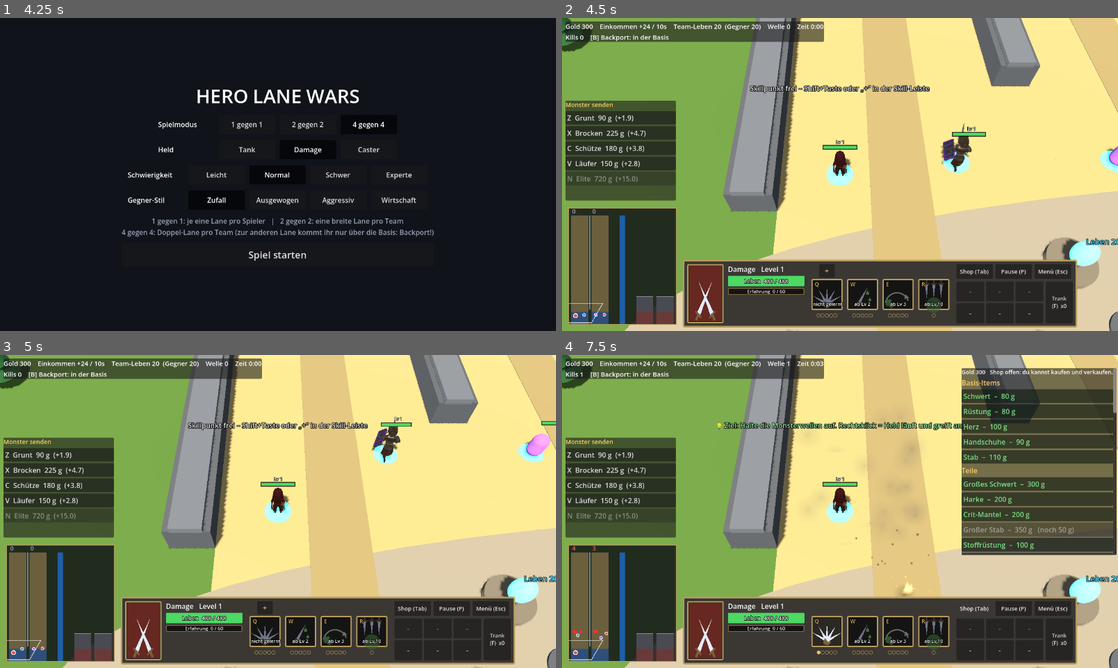
Above: before the commit, frames 1-4 (two rows, left to right).
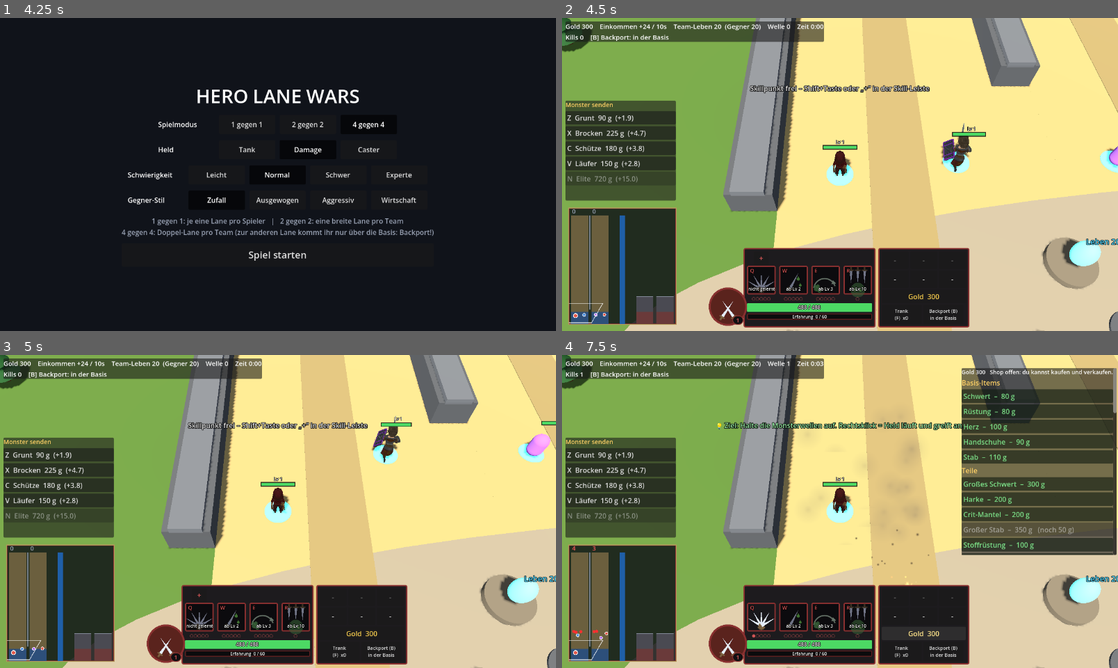
Above: after the commit, the same moments.

Repository: Tarux21/hero-lane-wars
Game: Godot game, scene res://scenes/main.tscn
Same seed, same stepped clock (60 frames per second), same inputs: the game is played once before the commit and once after it.
Inputs (mouse positions are in pixels of both pictures, inside the frame that each line leads up to):
- Up to frame 1 (4.25 s): click "1 gegen 1" at 0.5 s; click "2 gegen 2" at 1.25 s; click "4 gegen 4" at 2 s; click "Normal" at 2.75 s; click "Normal" at 3.5 s
- Up to frame 2 (4.5 s): click "Spiel starten" at 4.25 s
- Up to frame 3 (5 s): no input
- Up to frame 4 (7.5 s): tap Enter at 5 s; move the mouse to (962, 495) at 5.02 s; hold W 5.03-5.75 s; tap Q at 5.1 s; click (962, 495) at 5.17 s; tap Space at 5.27 s; drag from (728, 527) to (812, 574) at 5.77 s; click "+" at 6.5 s; click "Shop (Tab)" (after the commit: "Gold 300") at 7.25 s

Frame 1 is identical in both runs. In frame 2, 15% of the frame differs, in the area x 1-93%, y 60-99%; in frame 3, 15%; in frame 4, 16%.

Commit message:
Oberflaeche nach LoL-Vorbild mit Klassen-Design (Tank Eisen, Schurke dunkel, Magier lila), rundes Heldenbild, Gold-Klick oeffnet Shop, Pause/Menue nur ueber Esc/P
Co-Authored-By: Claude Sonnet 5.5 <noreply@anthropic.com>

Diff:
--- a/godot/scripts/game.gd
+++ b/godot/scripts/game.gd
@@ -1108,6 +1108,7 @@
 ## Skill-Leiste unten in der Mitte: 4 Plätze (Q W E R) mit Rang, Abklingzeit und "+" zum Lernen.
 func _build_skillbar(layer: CanvasLayer) -> void:
 	ui = HudStein.new(self)
+	get_window().theme = HudStein.make_theme(ui.pal)     # Farben der Klasse (Tank Eisen, Schurke dunkel, Magier lila)
 	ui.build_bar(layer, MINI_W)
 	ui.build_menu(layer)
 
@@ -1166,6 +1167,8 @@
 	var z_top: float = m["z_top"]
 	var z_bot: float = m["z_bot"]
 	mini.draw_rect(Rect2(0, 0, MINI_W, MINI_H), Color(0.05, 0.06, 0.08, 0.82))
+	if ui != null:
+		mini.draw_rect(Rect2(1.5, 1.5, MINI_W - 3.0, MINI_H - 3.0), ui.pal["border"], false, 3.0)     # Rahmen in den Farben der Klasse
 	var river_x: float = (lane_xs[lanes_per_team - 1] + lane_xs[lanes_per_team]) / 2.0
 	var rp := _mini_pt(m, river_x - 2.5, z_top)
 	mini.draw_rect(Rect2(rp.x, rp.y, 5.0 * m["sx"], (z_bot - z_top) * m["sy"]), Color("#1f5fa8"))
--- a/godot/scripts/hud_stein.gd
+++ b/godot/scripts/hud_stein.gd
@@ -1,27 +1,30 @@
 extends RefCounted
-## Oberfläche im Steinrahmen-Stil (Warcraft-Look), alles im Code gezeichnet: Thema (Knöpfe, Felder, Hinweise), untere Leiste
-## mit Heldenbild, Lebens- und Erfahrungsbalken, vier Fähigkeitsfeldern mit Bildchen, Rucksack, Knöpfen für Shop, Pause und Menü,
-## sowie das Menü (Optionen mit Lautstärke, Speichern (folgt), Zurück zum Hauptmenü).
+## Oberfläche (Stein-/Metall-Stil, Anordnung nach dem League-of-Legends-Vorbild), alles im Code gezeichnet: Thema (Knöpfe, Felder, Hinweise),
+## untere Leiste mit rundem Heldenbild, Fähigkeiten (Bildchen, Plus-Knöpfe, Rang-Punkte), Leben und Erfahrung, Rucksack mit Gold (Klick = Shop),
+## Trank und Backport, sowie das Menü (Esc: Optionen mit Lautstärke und Anzeige, Speichern (folgt), Zurück zum Hauptmenü).
+## Das Aussehen ändert sich mit der Klasse: Tank = Eisen, Schurke = dunkel, Magier = lila.
 
 const SkillIcon := preload("res://scripts/skill_icon.gd")
 const SkillSlot := preload("res://scripts/skill_slot.gd")
 
-const STONE := Color("#3b3733")
-const STONE_DARK := Color("#27241f")
-const GOLD := Color("#b49a5c")
-const GOLD_HI := Color("#e8c46a")
-const TEXT := Color("#ecdfbd")
-const TEXT_DIM := Color("#9a917c")
+const PALETTES := {
+	"stone": {"bg": Color("#3b3733"), "dark": Color("#27241f"), "border": Color("#b49a5c"), "hi": Color("#e8c46a"), "text": Color("#ecdfbd"), "dim": Color("#9a917c"), "plate": Color("#2b2824"), "inset": Color("#1c1a17")},
+	"tank": {"bg": Color("#3b4048"), "dark": Color("#23272d"), "border": Color("#8d99a8"), "hi": Color("#d3dbe6"), "text": Color("#e4e9f0"), "dim": Color("#8e97a3"), "plate": Color("#2a2e35"), "inset": Color("#1a1d22")},
+	"damage": {"bg": Color("#1d1b1e"), "dark": Color("#101012"), "border": Color("#8a3030"), "hi": Color("#d05555"), "text": Color("#ddd4d4"), "dim": Color("#8a7f7f"), "plate": Color("#18171a"), "inset": Color("#0b0b0d")},
+	"caster": {"bg": Color("#35264d"), "dark": Color("#1f1530"), "border": Color("#a384d8"), "hi": Color("#d6c1ff"), "text": Color("#efe4ff"), "dim": Color("#9d8cbd"), "plate": Color("#271a3a"), "inset": Color("#170f24")},
+}
 
 var g: Node
+var pal: Dictionary = PALETTES["stone"]
 var slots: Array = []
 var hp_bar: ProgressBar
 var hp_label: Label
 var xp_bar: ProgressBar
 var xp_label: Label
-var name_label: Label
-var portrait: Control
-var pause_btn: Button
+var level_label: Label
+var portrait_wrap: Control
+var gold_btn: Button
+var bp_btn: Button
 var menu_root: Control
 var menu_main: Control
 var menu_options: Control
@@ -29,16 +32,18 @@
 var menu_open := false
 var was_paused := false
 var vol_slider: HSlider
-var bar: PanelContainer
+var bar: HBoxContainer
 var mini_reserved := 270.0
 var display_btn: OptionButton
 
 
 func _init(game: Node) -> void:
 	g = game
-
-
-static func box(bg: Color, border: Color = GOLD, bw: int = 3, radius: int = 3, margin: int = 8) -> StyleBoxFlat:
+	if not g.hero.is_empty():
+		pal = PALETTES.get(str(g.hero["key"]), PALETTES["stone"])
+
+
+static func box(bg: Color, border: Color, bw: int = 3, radius: int = 3, margin: int = 8) -> StyleBoxFlat:
 	var sb := StyleBoxFlat.new()
 	sb.bg_color = bg
 	sb.border_color = border
@@ -48,82 +53,90 @@
 	return sb
 
 
-## Gemeinsames Thema für das ganze Fenster: Steinfelder, Goldrand, Pergament-Schrift
-static func make_theme() -> Theme:
+## Gemeinsames Thema für das ganze Fenster in den Farben der Klasse
+static func make_theme(p: Dictionary = {}) -> Theme:
+	if p.is_empty():
+		p = PALETTES["stone"]
 	var t := Theme.new()
-	t.set_color("font_color", "Label", TEXT)
-	t.set_stylebox("panel", "PanelContainer", box(STONE, GOLD, 3, 3, 8))
-	t.set_stylebox("panel", "Panel", box(STONE, GOLD, 3, 3, 8))
-	t.set_stylebox("normal", "Button", box(STONE_DARK, Color("#7a6a46"), 2, 3, 6))
-	t.set_stylebox("hover", "Button", box(Color("#4a443d"), GOLD_HI, 2, 3, 6))
-	t.set_stylebox("pressed", "Button", box(Color("#1f1c18"), GOLD_HI, 2, 3, 6))
-	t.set_stylebox("disabled", "Button", box(Color("#2a2825"), Color("#4d4636"), 2, 3, 6))
+	t.set_color("font_color", "Label", p["text"])
+	t.set_stylebox("panel", "PanelContainer", box(p["bg"], p["border"], 3, 3, 8))
+	t.set_stylebox("panel", "Panel", box(p["bg"], p["border"], 3, 3, 8))
+	t.set_stylebox("normal", "Button", box(p["dark"], p["border"].darkened(0.3), 2, 3, 6))
+	t.set_stylebox("hover", "Button", box(p["bg"].lightened(0.1), p["hi"], 2, 3, 6))
+	t.set_stylebox("pressed", "Button", box(p["inset"], p["hi"], 2, 3, 6))
+	t.set_stylebox("disabled", "Button", box(p["dark"].lightened(0.04), p["border"].darkened(0.6), 2, 3, 6))
 	t.set_stylebox("focus", "Button", StyleBoxEmpty.new())
-	t.set_color("font_color", "Button", TEXT)
-	t.set_color("font_hover_color", "Button", Color("#fff3c4"))
-	t.set_color("font_pressed_color", "Button", Color("#fff3c4"))
-	t.set_color("font_disabled_color", "Button", Color("#7f7765"))
-	t.set_stylebox("panel", "TooltipPanel", box(Color("#262321"), GOLD, 3, 3, 8))
-	t.set_color("font_color", "TooltipLabel", TEXT)
-	t.set_stylebox("panel", "PopupMenu", box(Color("#262321"), GOLD, 2, 3, 6))
-	t.set_stylebox("hover", "PopupMenu", box(Color("#4a443d"), GOLD_HI, 1, 2, 4))
-	t.set_color("font_color", "PopupMenu", TEXT)
-	t.set_color("font_hover_color", "PopupMenu", Color("#fff3c4"))
-	t.set_color("font_color", "CheckBox", TEXT)
-	t.set_color("font_hover_color", "CheckBox", Color("#fff3c4"))
+	t.set_color("font_color", "Button", p["text"])
+	t.set_color("font_hover_color", "Button", p["hi"].lightened(0.3))
+	t.set_color("font_pressed_color", "Button", p["hi"].lightened(0.3))
+	t.set_color("font_disabled_color", "Button", p["dim"].darkened(0.2))
+	t.set_stylebox("panel", "TooltipPanel", box(p["dark"], p["border"], 3, 3, 8))
+	t.set_color("font_color", "TooltipLabel", p["text"])
+	t.set_color("font_color", "CheckBox", p["text"])
+	t.set_color("font_hover_color", "CheckBox", p["hi"])
+	t.set_stylebox("panel", "PopupMenu", box(p["dark"], p["border"], 2, 3, 6))
+	t.set_stylebox("hover", "PopupMenu", box(p["bg"].lightened(0.1), p["hi"], 1, 2, 4))
+	t.set_color("font_color", "PopupMenu", p["text"])
+	t.set_color("font_hover_color", "PopupMenu", p["hi"])
 	return t
 
 
 # ---------------------------------------------------------------- untere Leiste
 func build_bar(layer: CanvasLayer, mini_w: float) -> void:
 	mini_reserved = mini_w + 28.0
-	bar = PanelContainer.new()                           # kompakter Block: so breit wie sein Inhalt, mittig unten (Position in update())
-	bar.custom_minimum_size = Vector2(0, 152)
-	bar.add_theme_stylebox_override("panel", box(STONE, GOLD, 4, 4, 10))
+	bar = HBoxContainer.new()                            # Block: Heldenbild, Fähigkeiten und Balken, Rucksack; mittig unten (Position in update())
+	bar.add_theme_constant_override("separation", 6)
 	layer.add_child(bar)
-	var row := HBoxContainer.new()
-	row.add_theme_constant_override("separation", 16)
-	bar.add_child(row)
-	row.add_child(_portrait_block())
-	row.add_child(_skills_block())
-	row.add_child(_right_block())
+	bar.add_child(_portrait())
+	bar.add_child(_center_panel())
+	bar.add_child(_items_panel())
 	bar.reset_size()
 
 
-func _portrait_block() -> Control:
-	var hb := HBoxContainer.new()
-	hb.add_theme_constant_override("separation", 10)
-	var frame := PanelContainer.new()
-	frame.add_theme_stylebox_override("panel", box(Color("#1c1a17"), GOLD, 3, 3, 4))
-	frame.custom_minimum_size = Vector2(84, 84)
+func _portrait() -> Control:
+	portrait_wrap = Control.new()
+	portrait_wrap.custom_minimum_size = Vector2(70, 100)      # ragt nach oben über die Leiste hinaus
+	portrait_wrap.size_flags_vertical = Control.SIZE_SHRINK_END
+	portrait_wrap.z_index = 3
+	portrait_wrap.mouse_filter = Control.MOUSE_FILTER_STOP
 	var ic := SkillIcon.new()
 	ic.kind = "class_" + str(g.hero["key"])
-	ic.plate = Color.html(str(g.hero["d"]["col"])).darkened(0.55)
-	ic.custom_minimum_size = Vector2(72, 72)
-	frame.add_child(ic)
-	hb.add_child(frame)
-	portrait = ic
+	ic.round_look = true
+	ic.plate = Color.html(str(g.hero["d"]["col"])).darkened(0.6)
+	ic.ring = pal["border"]
+	ic.position = Vector2(-4, 8)
+	ic.size = Vector2(88, 88)
+	ic.mouse_filter = Control.MOUSE_FILTER_IGNORE
+	portrait_wrap.add_child(ic)
+	var badge := PanelContainer.new()
+	badge.add_theme_stylebox_override("panel", box(pal["dark"], pal["border"], 2, 14, 2))
+	badge.position = Vector2(50, 72)
+	badge.mouse_filter = Control.MOUSE_FILTER_IGNORE
+	level_label = Label.new()
+	level_label.add_theme_font_size_override("font_size", 13)
+	level_label.add_theme_color_override("font_color", pal["hi"])
+	level_label.custom_minimum_size = Vector2(22, 0)
+	level_label.horizontal_alignment = HORIZONTAL_ALIGNMENT_CENTER
+	badge.add_child(level_label)
+	portrait_wrap.add_child(badge)
+	return portrait_wrap
+
+
+func _center_panel() -> Control:
+	var pc := PanelContainer.new()
+	pc.add_theme_stylebox_override("panel", box(pal["bg"], pal["border"], 3, 4, 8))
 	var vb := VBoxContainer.new()
 	vb.add_theme_constant_override("separation", 4)
-	vb.custom_minimum_size = Vector2(176, 0)
-	name_label = Label.new()
-	name_label.add_theme_font_size_override("font_size", 16)
-	vb.add_child(name_label)
-	hp_bar = _bar(Color("#4cd964"), 24.0)
+	pc.add_child(vb)
+	vb.add_child(_skills_block())
+	hp_bar = _bar(Color("#4cd964"), 20.0)
 	hp_label = _bar_label(hp_bar)
 	vb.add_child(hp_bar)
-	xp_bar = _bar(Color("#6fa8ff"), 16.0)
+	xp_bar = _bar(Color("#6fa8ff"), 14.0)
 	xp_label = _bar_label(xp_bar)
-	xp_label.add_theme_font_size_override("font_size", 11)
+	xp_label.add_theme_font_size_override("font_size", 10)
 	vb.add_child(xp_bar)
-	var hint := Label.new()
-	hint.text = "Lebensbalken: auch über dem Helden"
-	hint.add_theme_font_size_override("font_size", 10)
-	hint.add_theme_color_override("font_color", TEXT_DIM)
-	hint.visible = false
-	vb.add_child(hint)
-	hb.add_child(vb)
-	return hb
+	return pc
 
 
 func _bar(fill: Color, h: float) -> ProgressBar:
@@ -132,7 +145,7 @@
 	pb.custom_minimum_size = Vector2(0, h)
 	pb.min_value = 0.0
 	pb.max_value = 1.0
-	pb.add_theme_stylebox_override("background", box(Color("#15130f"), Color("#7a6a46"), 2, 2, 0))
+	pb.add_theme_stylebox_override("background", box(pal["inset"], pal["border"].darkened(0.3), 2, 2, 0))
 	pb.add_theme_stylebox_override("fill", box(fill, fill, 0, 2, 0))
 	return pb
 
@@ -142,7 +155,7 @@
 	l.set_anchors_preset(Control.PRESET_FULL_RECT)
 	l.horizontal_alignment = HORIZONTAL_ALIGNMENT_CENTER
 	l.vertical_alignment = VERTICAL_ALIGNMENT_CENTER
-	l.add_theme_font_size_override("font_size", 13)
+	l.add_theme_font_size_override("font_size", 12)
 	l.add_theme_color_override("font_outline_color", Color.BLACK)
 	l.add_theme_constant_override("outline_size", 4)
 	l.mouse_filter = Control.MOUSE_FILTER_IGNORE
@@ -152,7 +165,7 @@
 
 func _skills_block() -> Control:
 	var hb := HBoxContainer.new()
-	hb.add_theme_constant_override("separation", 10)
+	hb.add_theme_constant_override("separation", 8)
 	slots.clear()
 	var keys := ["Q", "W", "E", "R"]
 	var icon_kinds: Dictionary = {
@@ -161,25 +174,26 @@
 		"caster": ["firefield", "frostcone", "chain", "elemental"]}
 	for i in 4:
 		var col := VBoxContainer.new()
-		col.add_theme_constant_override("separation", 3)
+		col.add_theme_constant_override("separation", 2)
 		var plus := Button.new()
 		plus.text = "+"
-		plus.custom_minimum_size = Vector2(36, 24)
+		plus.custom_minimum_size = Vector2(34, 22)
 		plus.size_flags_horizontal = Control.SIZE_SHRINK_CENTER
 		plus.focus_mode = Control.FOCUS_NONE
-		plus.add_theme_color_override("font_color", GOLD_HI)
+		plus.add_theme_color_override("font_color", pal["hi"])
 		plus.tooltip_text = "Fähigkeit verbessern (Skillpunkt einsetzen)"
 		var idx: int = i
 		plus.pressed.connect(func(): g.skills.learn(g.hero, idx))
 		col.add_child(plus)
 		var slot := SkillSlot.new()
-		slot.add_theme_stylebox_override("panel", box(Color("#1c1a17"), GOLD, 3, 3, 4))
+		slot.set_meta("pal", pal)
+		slot.add_theme_stylebox_override("panel", box(pal["inset"], pal["border"], 3, 3, 3))
 		var holder := Control.new()
-		holder.custom_minimum_size = Vector2(64, 64)
+		holder.custom_minimum_size = Vector2(60, 60)
 		slot.add_child(holder)
 		var ic := SkillIcon.new()
 		ic.kind = str(icon_kinds[str(g.hero["key"])][i])
-		ic.plate = Color("#2b2824")
+		ic.plate = pal["plate"]
 		ic.set_anchors_preset(Control.PRESET_FULL_RECT)
 		holder.add_child(ic)
 		var cd := ColorRect.new()
@@ -194,7 +208,7 @@
 		cdl.set_anchors_preset(Control.PRESET_FULL_RECT)
 		cdl.horizontal_alignment = HORIZONTAL_ALIGNMENT_CENTER
 		cdl.vertical_alignment = VERTICAL_ALIGNMENT_CENTER
-		cdl.add_theme_font_size_override("font_size", 20)
+		cdl.add_theme_font_size_override("font_size", 19)
 		cdl.add_theme_color_override("font_outline_color", Color.BLACK)
 		cdl.add_theme_constant_override("outline_size", 6)
 		cdl.mouse_filter = Control.MOUSE_FILTER_IGNORE
@@ -203,16 +217,16 @@
 		kl.text = keys[i]
 		kl.position = Vector2(4, 0)
 		kl.add_theme_font_size_override("font_size", 12)
-		kl.add_theme_color_override("font_color", GOLD_HI)
+		kl.add_theme_color_override("font_color", pal["hi"])
 		kl.add_theme_color_override("font_outline_color", Color.BLACK)
 		kl.add_theme_constant_override("outline_size", 4)
 		kl.mouse_filter = Control.MOUSE_FILTER_IGNORE
 		holder.add_child(kl)
 		var lock := Label.new()
 		lock.set_anchors_preset(Control.PRESET_BOTTOM_WIDE)
-		lock.offset_top = -18.0
+		lock.offset_top = -17.0
 		lock.horizontal_alignment = HORIZONTAL_ALIGNMENT_CENTER
-		lock.add_theme_font_size_override("font_size", 11)
+		lock.add_theme_font_size_override("font_size", 10)
 		lock.add_theme_color_override("font_outline_color", Color.BLACK)
 		lock.add_theme_constant_override("outline_size", 4)
 		lock.mouse_filter = Control.MOUSE_FILTER_IGNORE
@@ -220,31 +234,20 @@
 		col.add_child(slot)
 		var pips := Label.new()
 		pips.horizontal_alignment = HORIZONTAL_ALIGNMENT_CENTER
-		pips.add_theme_font_size_override("font_size", 11)
-		pips.add_theme_color_override("font_color", GOLD_HI)
+		pips.add_theme_font_size_override("font_size", 10)
+		pips.add_theme_color_override("font_color", pal["hi"])
 		col.add_child(pips)
 		hb.add_child(col)
 		slots.append({"plus": plus, "slot": slot, "icon": ic, "cd": cd, "cdl": cdl, "lock": lock, "pips": pips, "key": keys[i], "h": 66.0})
 	return hb
 
 
-func _right_block() -> Control:
+func _items_panel() -> Control:
+	var pc := PanelContainer.new()
+	pc.add_theme_stylebox_override("panel", box(pal["bg"], pal["border"], 3, 4, 8))
 	var vb := VBoxContainer.new()
-	vb.add_theme_constant_override("separation", 6)
-	var btns := HBoxContainer.new()
-	btns.add_theme_constant_override("separation", 6)
-	g.shop_btn = _small_button("Shop (Tab)")
-	g.shop_btn.pressed.connect(g._toggle_shop)
-	btns.add_child(g.shop_btn)
-	pause_btn = _small_button("Pause (P)")
-	pause_btn.pressed.connect(g._toggle_pause)
-	btns.add_child(pause_btn)
-	var menu_btn := _small_button("Menü (Esc)")
-	menu_btn.pressed.connect(toggle_menu)
-	btns.add_child(menu_btn)
-	vb.add_child(btns)
-	var lower := HBoxContainer.new()
-	lower.add_theme_constant_override("separation", 6)
+	vb.add_theme_constant_override("separation", 4)
+	pc.add_child(vb)
 	var grid := GridContainer.new()
 	grid.columns = 3
 	grid.add_theme_constant_override("h_separation", 4)
@@ -252,10 +255,10 @@
 	g.bag_btns.clear()
 	for i in int(g.cfg["bagSize"]):
 		var b := Button.new()
-		b.custom_minimum_size = Vector2(64, 46)
+		b.custom_minimum_size = Vector2(62, 40)
 		b.clip_text = true
 		b.autowrap_mode = TextServer.AUTOWRAP_WORD_SMART
-		b.add_theme_font_size_override("font_size", 11)
+		b.add_theme_font_size_override("font_size", 10)
 		b.focus_mode = Control.FOCUS_NONE
 		var slot_i: int = i
 		b.pressed.connect(func():
@@ -264,25 +267,34 @@
 					g._flash_msg("Verkaufen nur in der Basis (Backport: B)"))
 		grid.add_child(b)
 		g.bag_btns.append(b)
-	lower.add_child(grid)
+	vb.add_child(grid)
+	gold_btn = Button.new()                              # Klick auf das Gold öffnet den Shop
+	gold_btn.custom_minimum_size = Vector2(0, 28)
+	gold_btn.focus_mode = Control.FOCUS_NONE
+	gold_btn.add_theme_color_override("font_color", Color("#f2c94c"))
+	gold_btn.add_theme_color_override("font_hover_color", Color("#ffe48a"))
+	gold_btn.tooltip_text = "Klick: Shop öffnen oder schließen (Taste Tab)"
+	gold_btn.pressed.connect(g._toggle_shop)
+	g.shop_btn = gold_btn
+	vb.add_child(gold_btn)
+	var row := HBoxContainer.new()
+	row.add_theme_constant_override("separation", 4)
 	g.pot_btn = Button.new()
-	g.pot_btn.custom_minimum_size = Vector2(62, 96)
-	g.pot_btn.autowrap_mode = TextServer.AUTOWRAP_WORD_SMART
-	g.pot_btn.add_theme_font_size_override("font_size", 12)
+	g.pot_btn.custom_minimum_size = Vector2(92, 44)
+	g.pot_btn.add_theme_font_size_override("font_size", 11)
 	g.pot_btn.focus_mode = Control.FOCUS_NONE
+	g.pot_btn.tooltip_text = "Heiltrank trinken (Taste F)"
 	g.pot_btn.pressed.connect(func(): g.items.drink_potion(g.hero))
-	lower.add_child(g.pot_btn)
-	vb.add_child(lower)
-	return vb
-
-
-func _small_button(text: String) -> Button:
-	var b := Button.new()
-	b.text = text
-	b.custom_minimum_size = Vector2(84, 34)
-	b.focus_mode = Control.FOCUS_NONE
-	b.add_theme_font_size_override("font_size", 13)
-	return b
+	row.add_child(g.pot_btn)
+	bp_btn = Button.new()
+	bp_btn.custom_minimum_size = Vector2(92, 44)
+	bp_btn.add_theme_font_size_override("font_size", 11)
+	bp_btn.focus_mode = Control.FOCUS_NONE
+	bp_btn.tooltip_text = "Backport: zurück in die Basis (Taste B), Schaden unterbricht"
+	bp_btn.pressed.connect(func(): g._start_backport(g.hero))
+	row.add_child(bp_btn)
+	vb.add_child(row)
+	return pc
 
 
 # ---------------------------------------------------------------- Aktualisierung (jedes Bild)
@@ -292,11 +304,11 @@
 	_place_bar()
 	var h: Dictionary = g.hero
 	var sk = g.skills
-	name_label.text = "%s   Level %d" % [str(h["d"]["name"]), h["lvl"]]
+	level_label.text = str(h["lvl"])
 	var mx: float = sk.h_max_hp(h)
 	hp_bar.max_value = mx
 	hp_bar.value = clampf(h["hp"], 0.0, mx)
-	hp_label.text = "Leben  %d / %d" % [int(h["hp"]), int(mx)] if h["dead"] <= 0.0 else "Gefallen: %ds" % int(ceil(h["dead"]))
+	hp_label.text = "%d / %d" % [int(h["hp"]), int(mx)] if h["dead"] <= 0.0 else "Gefallen: %ds" % int(ceil(h["dead"]))
 	var frac: float = h["hp"] / maxf(1.0, mx)
 	var fill: Color = Color("#4cd964").lerp(Color("#ff4d3d"), clampf(1.0 - frac * 1.6, 0.0, 1.0))
 	hp_bar.add_theme_stylebox_override("fill", box(fill, fill, 0, 2, 0))
@@ -337,28 +349,37 @@
 			cdr_rect.anchor_bottom = 0.0
 			s["cdl"].text = ""
 		(s["slot"] as Control).tooltip_text = _skill_tip(i, def, r, rmax, unlock)
-	if pause_btn != null:
-		pause_btn.text = "Weiter (P)" if g.paused else "Pause (P)"
-
-
-## Leiste mittig unten, aber nie über die Minimap links
+	gold_btn.text = "Gold  %d" % int(h["gold"])
+	if h["bp"] > 0.0:
+		bp_btn.text = "Backport (B)\n%.1fs" % h["bp"]
+	elif g._in_base():
+		bp_btn.text = "Backport (B)\nin der Basis"
+	elif h["bp_cd"] > 0.0:
+		bp_btn.text = "Backport (B)\nCD %ds" % int(ceil(h["bp_cd"]))
+	else:
+		bp_btn.text = "Backport (B)\nbereit"
+	portrait_wrap.tooltip_text = "%s  ·  Level %d\nAngriff %d  ·  Rüstung %d\nAngriffstempo %.2f  ·  Lauftempo %d\nZauberkraft %d\n\nEsc: Menü  ·  P: Pause" % [
+		str(h["d"]["name"]), h["lvl"], int(sk.h_dmg(h)), int(sk.h_armor(h)), sk.h_as(h), int(sk.h_spd(h)), int(sk.h_sp(h))]
+
+
+## Block mittig unten, aber nie über die Minimap links
 func _place_bar() -> void:
 	if bar == null:
 		return
 	var vp: Vector2 = g.get_viewport().get_visible_rect().size
-	var w: float = bar.get_combined_minimum_size().x
-	var hgt: float = maxf(bar.get_combined_minimum_size().y, 152.0)
-	bar.size = Vector2(w, hgt)
-	var x: float = maxf((vp.x - w) / 2.0, mini_reserved)
-	x = minf(x, maxf(0.0, vp.x - w - 6.0))
-	bar.position = Vector2(x, vp.y - hgt - 8.0)
+	var ms := bar.get_combined_minimum_size()
+	bar.size = ms
+	var x: float = maxf((vp.x - ms.x) / 2.0, mini_reserved)
+	x = minf(x, maxf(0.0, vp.x - ms.x - 6.0))
+	bar.position = Vector2(x, vp.y - ms.y - 8.0)
 
 
 func _skill_tip(i: int, def: Dictionary, r: int, rmax: int, unlock: int) -> String:
 	var sk = g.skills
 	var h: Dictionary = g.hero
 	var passive: bool = def.get("passive", false)
-	var t := "[b][color=#e8c46a]%s[/color][/b]   [color=#b8b0a0](Taste %s)[/color]\n" % [str(def["name"]), str(slots[i]["key"])]
+	var hi: String = "#" + (pal["hi"] as Color).to_html(false)
+	var t := "[b][color=%s]%s[/color][/b]   [color=#b8b0a0](Taste %s)[/color]\n" % [hi, str(def["name"]), str(slots[i]["key"])]
 	var meta := "Rang %d von %d" % [r, rmax]
 	if not passive:
 		meta = "Abklingzeit %s s  ·  " % sk._f1(float(def["cd"]) * (1.0 - float(h["cdr"]))) + meta
@@ -375,7 +396,7 @@
 		else:
 			t += "[color=#8fd8ff]Rang 1:[/color] %s" % sk.tip(h, i, 1)
 	if int(h["sp"]) > 0 and sk.can_learn(h, i):
-		t += "\n\n[color=#e8c46a]Klick auf das Plus verbessert diese Fähigkeit.[/color]"
+		t += "\n\n[color=%s]Klick auf das Plus verbessert diese Fähigkeit.[/color]" % hi
 	return t
 
 
@@ -421,7 +442,7 @@
 func _menu_panel(title: String, entries: Array) -> PanelContainer:
 	var pc := PanelContainer.new()
 	pc.set_anchors_preset(Control.PRESET_TOP_WIDE)
-	pc.add_theme_stylebox_override("panel", box(STONE, GOLD, 4, 4, 18))
+	pc.add_theme_stylebox_override("panel", box(pal["bg"], pal["border"], 4, 4, 18))
 	var vb := VBoxContainer.new()
 	vb.add_theme_constant_override("separation", 10)
 	pc.add_child(vb)
@@ -429,7 +450,7 @@
 	tl.text = title
 	tl.horizontal_alignment = HORIZONTAL_ALIGNMENT_CENTER
 	tl.add_theme_font_size_override("font_size", 24)
-	tl.add_theme_color_override("font_color", GOLD_HI)
+	tl.add_theme_color_override("font_color", pal["hi"])
 	vb.add_child(tl)
 	for e in entries:
 		var b := Button.new()
@@ -446,7 +467,7 @@
 func _build_options() -> PanelContainer:
 	var pc := PanelContainer.new()
 	pc.set_anchors_preset(Control.PRESET_TOP_WIDE)
-	pc.add_theme_stylebox_override("panel", box(STONE, GOLD, 4, 4, 18))
+	pc.add_theme_stylebox_override("panel", box(pal["bg"], pal["border"], 4, 4, 18))
 	var vb := VBoxContainer.new()
 	vb.add_theme_constant_override("separation", 12)
 	pc.add_child(vb)
@@ -454,7 +475,7 @@
 	tl.text = "Optionen"
 	tl.horizontal_alignment = HORIZONTAL_ALIGNMENT_CENTER
 	tl.add_theme_font_size_override("font_size", 24)
-	tl.add_theme_color_override("font_color", GOLD_HI)
+	tl.add_theme_color_override("font_color", pal["hi"])
 	vb.add_child(tl)
 	var vl := Label.new()
 	vl.text = "Lautstärke"
--- a/godot/scripts/skill_icon.gd
+++ b/godot/scripts/skill_icon.gd
@@ -5,6 +5,8 @@
 
 var kind := "shock"
 var plate := Color("#2b2a28")
+var round_look := false              # rund (Heldenbild): Kreis statt Quadrat, Zeichnung etwas kleiner
+var ring := Color("#b49a5c")
 
 
 func _ready() -> void:
@@ -46,7 +48,11 @@
 
 
 func _draw() -> void:
-	draw_rect(Rect2(Vector2.ZERO, size), plate)
+	if round_look:
+		draw_circle(size / 2.0, size.x / 2.0, plate)
+		draw_set_transform(size * 0.14, 0.0, Vector2(0.72, 0.72))
+	else:
+		draw_rect(Rect2(Vector2.ZERO, size), plate)
 	match kind:
 		"shock":
 			var gold := Color("#e8c46a")
@@ -145,4 +151,6 @@
 			_circle(0.66, 0.2, 0.13, Color("#7fd6ff"))
 			_circle(0.66, 0.2, 0.06, Color("#ffffff"))
 			_circle(0.66, 0.2, 0.18, Color(0.5, 0.85, 1.0, 0.25))
-	draw_rect(Rect2(Vector2.ZERO, size), Color(0, 0, 0, 0), false)
+	if round_look:
+		draw_set_transform(Vector2.ZERO, 0.0, Vector2.ONE)
+		draw_arc(size / 2.0, size.x / 2.0 - 2.0, 0.0, TAU, 40, ring, 4.0, true)
--- a/godot/scripts/skill_slot.gd
+++ b/godot/scripts/skill_slot.gd
@@ -5,8 +5,9 @@
 func _make_custom_tooltip(for_text: String) -> Object:
 	var pc := PanelContainer.new()
 	var sb := StyleBoxFlat.new()
-	sb.bg_color = Color("#262321")
-	sb.border_color = Color("#b49a5c")
+	var pal: Dictionary = get_meta("pal", {})
+	sb.bg_color = pal.get("dark", Color("#262321"))
+	sb.border_color = pal.get("border", Color("#b49a5c"))
 	sb.set_border_width_all(3)
 	sb.set_corner_radius_all(3)
 	sb.set_content_margin_all(10)
@@ -16,7 +17,7 @@
 	rt.fit_content = true
 	rt.scroll_active = false
 	rt.custom_minimum_size = Vector2(360, 0)
-	rt.add_theme_color_override("default_color", Color("#e8dcc0"))
+	rt.add_theme_color_override("default_color", pal.get("text", Color("#e8dcc0")))
 	rt.add_theme_font_size_override("normal_font_size", 14)
 	rt.add_theme_font_size_override("bold_font_size", 15)
 	rt.text = for_text
